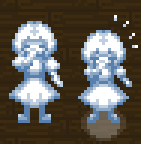
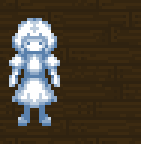
Revision of a layered 141×144 image; what changed, layer by layer:
hid group "Group 2" (5 layers) over [78, 15, 138, 141]
hid "Layer 6" over [9, 21, 63, 123]
showed "Layer 5 copy", painted on it over [9, 18, 60, 126]
